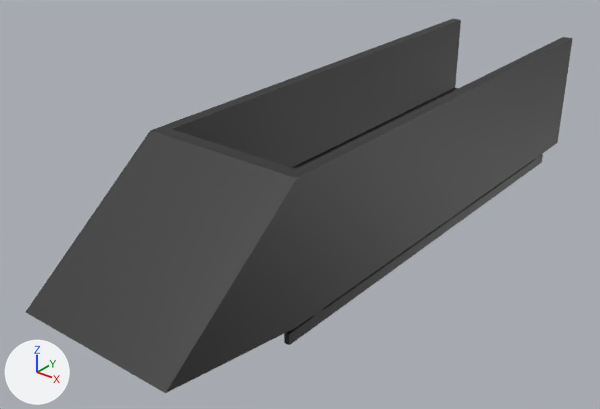
The glTF model Prod/Art/3d/Bobsleigh.gltf: old version first, new version second.
Both versions are drawn from a camera (50 mm lens) standing at (17.8, -29.6, 15.9) and looking at (-0.6, -6.7, 1.7). Arrows for +X, +Y and +Z are at lower left; the lights stay in place. Where no turn or scale is listed for an object, it has been applied to the vertices. Vertices at the same position are counted once.

The first picture shows 'Bobsleigh', 'SledLuge.003'.
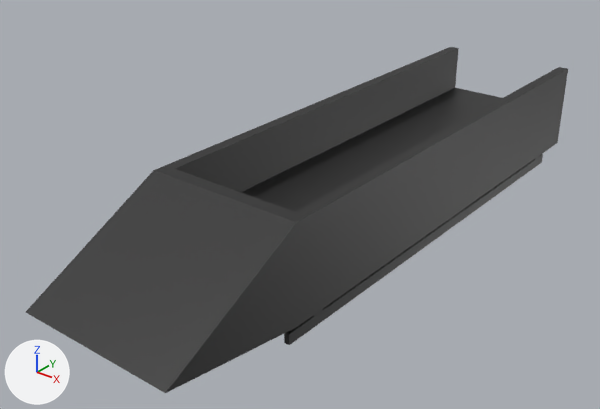
Commit message: Bobsleigh finished

What the commit changed:
me_cube_081 has 48 vertices, 92 faces and spans x -2.5..3.8, y -17.9..8.2, z 0.7..6.0.
me_cube_081 is used by ob_bobsleigh; location (0.0, 0.0, 0.0).
me_cube_081 part 1: all 16 vertices in x -2.5..3.8, y -12.3..8.2, z 6.0 are moved by (0.0, 0.0, -1.5).

Location of each change, (x1, y1, x2, y2) in pixels of the pictures (600 x 409 px):
'Bobsleigh', reshaped (7% shorter)
    before: (26, 19, 573, 393)
    after: (26, 47, 568, 393)
